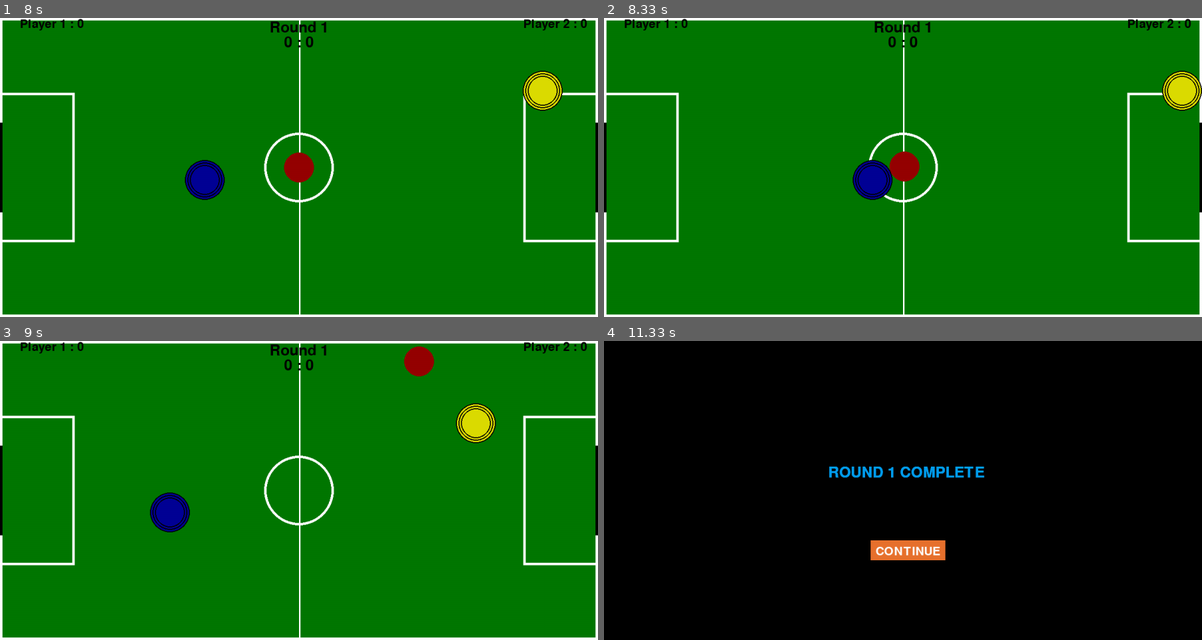
Above: before the commit, frames 1-4 (two rows, left to right).
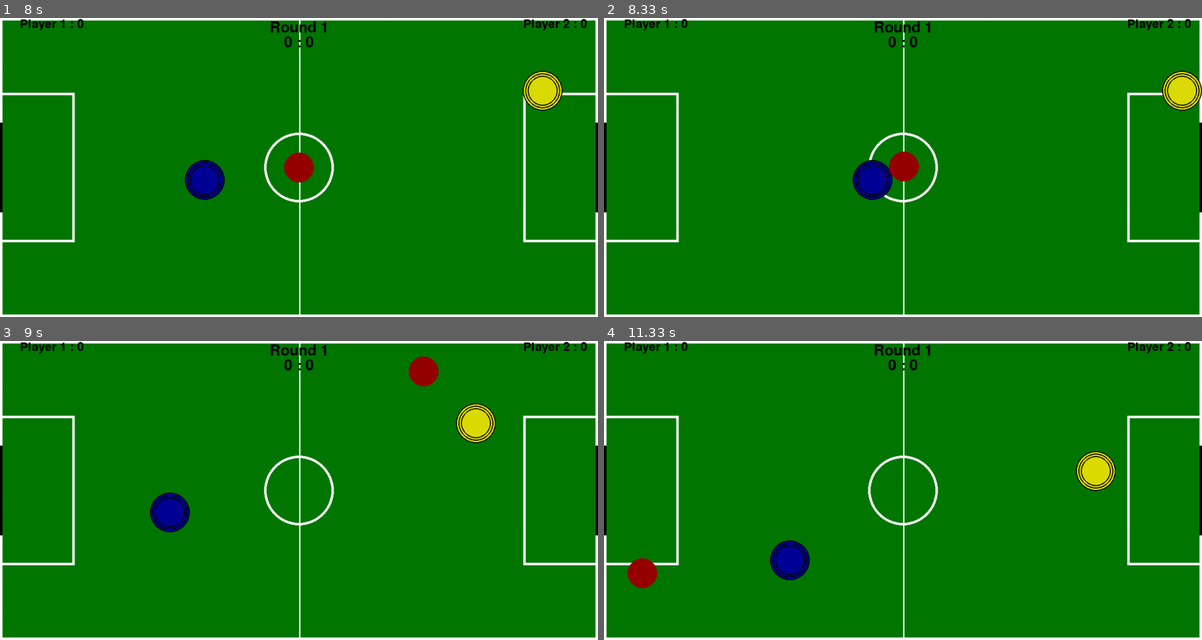
Above: after the commit, the same moments.

Repository: hentt30/game-ces22
Game: pygame game, started from main.py
The game is run twice, just before and just after one commit, with the same random seed, the same clock (stepped at 60 frames per second) and the same inputs.
Inputs:
- Up to frame 1 (8 s): hold Up 0.33-0.8 s; hold Right 0.83-1.47 s; hold D 0.83-1.47 s; hold Down 1.5-1.87 s; hold S 1.5-1.87 s; hold Left 1.9-2.37 s; hold A 1.9-2.37 s; hold Right 2.4-2.87 s; hold D 2.4-2.87 s; hold Up 2.9-3.2 s; hold W 2.9-3.2 s; hold Right 3.23-3.7 s; hold D 3.23-3.7 s; hold Left 3.73-4.27 s; hold A 3.73-4.27 s; hold Down 4.3-4.6 s; hold S 4.3-4.6 s; hold Left 4.63-5.03 s; hold A 4.63-5.03 s; hold Up 5.07-5.43 s; hold W 5.07-5.43 s; hold Right 5.47-6.1 s; hold D 5.47-6.1 s; hold Down 6.13-6.5 s; hold S 6.13-6.5 s; hold Left 6.53-7 s; hold A 6.53-7 s; hold Right 7.03-7.5 s; hold D 7.03-7.5 s; hold Up 7.53-7.83 s; hold W 7.53-7.83 s; hold Right from 7.87 s (still down); hold D from 7.87 s (still down)
- Up to frame 2 (8.33 s): keep holding Right; keep holding D
- Up to frame 3 (9 s): release Right at 8.33 s; release D at 8.33 s; hold Left 8.37-8.9 s; hold A 8.37-8.9 s; hold Down from 8.93 s (still down); hold S from 8.93 s (still down)
- Up to frame 4 (11.33 s): release Down at 9.23 s; release S at 9.23 s; hold Left 9.27-9.67 s; hold A 9.27-9.67 s; hold Up 9.7-10.07 s; hold W 9.7-10.07 s; hold Right 10.1-10.73 s; hold D 10.1-10.73 s; hold Down 10.77-11.13 s; hold S 10.77-11.13 s; hold Left from 11.17 s (still down); hold A from 11.17 s (still down)

Frame 1 is identical in both runs. In frame 2, less than 0.1% of the frame differs, in the area x 47-53%, y 44-55%; in frame 3, 0.4%; in frame 4, 99%, in the area x 0-100%, y 0-100%.

Commit message:
Final code cleaning and updating readme

Diff:
--- a/game/config/constants.py
+++ b/game/config/constants.py
@@ -23,8 +23,11 @@
 
 # Puck
 PUCK_SIZE = 30
-PUCK_SPEED = 650
+PUCK_SPEED = 700
 PUCK_COLOR = (150, 0, 0)
+
+# ScoreBoard
+SCOREBOARD_COLOR = (0, 0, 0)
 
 # Tolerance for collision
 
@@ -36,17 +39,17 @@
 GOAL_Y_RIGHT = HEIGHT / 2 + GOAL_WIDTH / 2
 
 # Speed levels
-EASY = 450
-MEDIUM = 650
-HARD = 850
+EASY = 500
+MEDIUM = 700
+HARD = 900
 
 # color
 BLACK = (0, 0, 0)
 WHITE = (255, 255, 255)
 BACKGROUND_COLOR = (0, 120, 0)
+
 # Scoring
-#SCORE_LIMIT = 5
-SCORE_LIMIT = 1
+SCORE_LIMIT = 3
 ROUND_LIMIT = 2
 
 # Environment
--- a/game/model/__init__.py
+++ b/game/model/__init__.py
@@ -1,17 +1,6 @@
 from game.model.game import GameEngine
-from game.model.paddle import Paddle
-from game.model.puck import Puck
-from game.model.state import *
-from game.model.utils import *
-from game.config.constants import*
+from game.model.state import State
 from game.subscriber.__init__ import event_manager
 
-#Inicializar
-puck = Puck(WIDTH / 2, HEIGHT / 2)
-paddle_left = Paddle(PADDLE_LEFT_X, PADDLE_LEFT_Y,0)
-paddle_right = Paddle(PADDLE_RIGHT_X, PADDLE_RIGHT_Y,1)
-
-game_engine= GameEngine(event_manager)
-state= State(event_manager)
-#placar = Placar(event_manager)
-#round= Round(event_manager)
+game_engine = GameEngine(event_manager)
+state = State(event_manager)
--- a/game/model/paddle.py
+++ b/game/model/paddle.py
@@ -16,7 +16,6 @@
         self.angle = 0
 
     def check_vertical_bounds(self) -> None:
-        # top
         if (self.y - self.radius <= 0):
             self.y = self.radius
         elif (self.y + self.radius > self.field_height):
@@ -69,8 +68,6 @@
         self.check_left_boundary()
         self.check_right_boundary()
 
-    ###
     def reset(self, first_x, first_y):
         self.x = first_x
         self.y = first_y
-    ###
--- a/game/model/puck.py
+++ b/game/model/puck.py
@@ -126,15 +126,11 @@
         self.check_paddle(rigth_paddle)
         self.move()
 
-    ####
-    def reset(self, speed, player,option):
+    def reset(self, player,option):
+        self.speed = 0
+        self.angle = 0
         #game reset
         if option==1:
-            if player == 1:
-                self.angle = random.uniform(-pi, 0)
-            elif player == 2:
-                self.angle = random.uniform(0, pi)
-            self.speed = speed
             self.x = WIDTH / 2
             self.y = HEIGHT/ 2
 
@@ -145,7 +141,3 @@
             elif player == 2:
                 self.x = WIDTH/4
             self.y = HEIGHT/2
-            self.angle = 0
-            self.speed = 0
-
-    ###
--- /dev/null
+++ b/game/model/round.py
@@ -0,0 +1,53 @@
+from game.config.constants import *
+from game.subscriber.events import *
+import pygame
+
+class Round:
+    def __init__(self,event_manager)->None:
+        self.event_manager = event_manager
+        self.round_no = 1
+        self.round_p1 = 0
+        self.round_p2 = 0
+
+    def get_round(self):
+        return self.round_no, self.round_p1, self.round_p2
+
+    def set_round(self,rounds):
+        self.round_no = rounds[0]
+        self.round_p1 = rounds[1]
+        self.round_p2 = rounds[2]
+
+    def update(self,state)->None:
+        """ Verifica as condições necessárias e atualiza o round do jogo"""
+        if state is not None:
+            round_change = RoundChange()
+            reset = ResetGame()
+            if state.placar.score1 == SCORE_LIMIT:
+                if not self.round_p1 + 1 == ROUND_LIMIT:
+                    round_change.notify_round_change(self.round_no, state.placar.score1, state.placar.score2)
+                self.round_no += 1
+                self.round_p1 += 1
+                state.placar.score1, state.placar.score2 = 0, 0
+                reset.reset_conditions(state.puck,state.paddle_left,state.paddle_right,1,1)
+
+            if state.placar.score2 == SCORE_LIMIT:
+                if not self.round_p2 + 1 == ROUND_LIMIT:
+                    round_change.notify_round_change(self.round_no, state.placar.score1,state.placar.score2)
+                self.round_no += 1
+                self.round_p2 += 1
+                state.placar.score1, state.placar.score2 = 0, 0
+                reset.reset_conditions(state.puck,state.paddle_left, state.paddle_right,2,1)
+
+            if self.round_p1 == ROUND_LIMIT:  # Player one denotes left player
+                self.get_winner(1,state)
+            if self.round_p2 == ROUND_LIMIT:  # Player two denotes right player
+                self.get_winner(2,state)
+
+    def get_winner(self,player,state)->None:
+        """ Define o vencedor """
+        event = EndGame()
+        if event.end(state, event.game_end(player)):
+            #Modifica musica aqui
+            return
+        else:
+            self.event_manager.post(InitializeEvent())
--- /dev/null
+++ b/game/model/scoreboard.py
@@ -0,0 +1,30 @@
+from game.config.constants import *
+from game.subscriber.events import Goal, ResetGame
+import pygame
+
+class Placar:
+    def __init__(self, event_manager) ->None:
+        self.event_manager = event_manager
+        self.score1 = 0
+        self.score2 = 0
+
+    def get_placar(self):
+        return self.score1, self.score2
+
+    def set_placar(self,scores):
+        self.score1= scores[0]
+        self.score2= scores[1]
+
+    def update(self,state)->None:
+        """ Verifica o retorno de check_goal e atualiza o placar"""
+        if state is not None:
+            goal = Goal()
+            reset = ResetGame()
+            if goal.check_goal(LEFT,state.puck):
+                self.score2 += 1
+                reset.reset_conditions(state.puck,state.paddle_left,
+                state.paddle_right, 2,2)
+            if goal.check_goal(RIGHT,state.puck):
+                self.score1 += 1
+                reset.reset_conditions(state.puck,state.paddle_left,
+                state.paddle_right, 1,2)
--- a/game/model/state.py
+++ b/game/model/state.py
@@ -1,19 +1,19 @@
 from game.subscriber.events import *
 from game.model.paddle import Paddle
 from game.model.puck import Puck
+from game.model.scoreboard import Placar
+from game.model.round import Round
 from game.config.constants import *
-#from game.view.__init__ import game_view
 import pygame
 
-global score1, score2
 class State(object):
     def __init__(self, event_manager) -> None:
         self.event_manager = event_manager
         self.paddle_right = Paddle(PADDLE_RIGHT_X, PADDLE_RIGHT_Y, RIGHT)
         self.paddle_left = Paddle(PADDLE_LEFT_X, PADDLE_LEFT_Y, LEFT)
         self.puck = Puck()
-        self.placar= Placar(event_manager,0,0)
-        self.round= Round(event_manager,1,0,0)
+        self.placar= Placar(event_manager)
+        self.round= Round(event_manager)
 
     def get_state(self) -> None:
         state = {
@@ -31,106 +31,6 @@
         self.paddle_left.update()
         self.paddle_right.update()
         self.puck.update(self.paddle_left, self.paddle_right)
-        self.placar.update_placar(0,self)
-        self.round.update_round(0,self)
+        self.placar.update(self)
+        self.round.update(self)
         self.event_manager.post(ChangeStateEvent(self.get_state()))
-
-#####################
-class Placar:
-    def __init__(self, event_manager, score1,score2) ->None:
-        self.event_manager = event_manager
-        self.score1=score1
-        self.score2=score2
-        self.screen= pygame.display.set_mode((WIDTH, HEIGHT))
-
-    def render_placar(self)->None:
-        """ Define a forma do placar e aciona na tela"""
-        small_font = pygame.font.SysFont("comicsans", 35)
-        text1 = small_font.render("{0} : {1}".format("Player 1",str(self.score1)), True, BLACK)
-        text2 = small_font.render("{0} : {1}".format("Player 2", str(self.score2)), True, BLACK)
-
-        self.screen.blit(text1, [40, 0])
-        self.screen.blit(text2, [WIDTH - 150, 0])
-
-    def get_placar(self):
-        return self.score1, self.score2
-
-    def render_update_placar(self,scores):
-        self.score1= scores[0]
-        self.score2= scores[1]
-
-    def update_placar(self, speed,state)->None:
-        """ Verifica o retorno de check_goal e atualiza o placar"""
-        if state is not None:
-            # Hits the left goal!
-            if Goal.check_goal(self,LEFT,state.puck):
-                self.score2 += 1
-                ResetGame.reset_conditions(self,state.puck,state.paddle_left,
-                state.paddle_right,speed, 2,2)
-            # Hits the left goal!
-            if Goal.check_goal(self,RIGHT,state.puck):
-                self.score1 += 1
-                ResetGame.reset_conditions(self,state.puck,state.paddle_left,
-                state.paddle_right,speed, 1,2)
-
-
-class Round:
-    def __init__(self,event_manager, round_no,round_p1, round_p2)->None:
-        self.event_manager=event_manager
-        self.round_no= round_no
-        self.round_p1= round_p1
-        self.round_p2= round_p2
-        self.screen= pygame.display.set_mode((WIDTH, HEIGHT))
-
-
-    def render_round(self):
-        """ Imprime  o round do jogo """
-        round_font = pygame.font.SysFont("comicsans", 45)
-        event = EndGame()
-        event.print_text(self.screen, "Round "+str(self.round_no), (WIDTH/2, 20), round_font, BLACK)
-        event.print_text(self.screen, str(self.round_p1) + " : " + str(self.round_p2), (WIDTH / 2, 50), round_font, BLACK)
-
-    def get_round(self):
-        return self.round_no, self.round_p1, self.round_p2
-
-    def render_update_round(self,rounds):
-        self.round_no= rounds[0]
-        self.round_p1= rounds[1]
-        self.round_p2= rounds[2]
-
-    def update_round(self,speed,state)->None:
-        """ Verifica as condições necessárias e atualiza o round do jogo"""
-        if state is not None:
-            if state.placar.score1 == SCORE_LIMIT:
-                if not self.round_p1 + 1 == ROUND_LIMIT:
-                    RoundChange.notify_round_change(self, self.round_no, state.placar.score1, state.placar.score2)
-                self.round_no += 1
-                self.round_p1 += 1
-                state.placar.score1, state.placar.score2 = 0, 0
-                ResetGame.reset_conditions(self,state.puck,state.paddle_left,state.paddle_right,0,1,1)
-
-            if state.placar.score2 == SCORE_LIMIT:
-                if not self.round_p2 + 1 == ROUND_LIMIT:
-                    RoundChange.notify_round_change(self,self.round_no, state.placar.score1,state.placar.score2)
-                self.round_no += 1
-                self.round_p2 += 1
-                state.placar.score1, state.placar.score2 = 0, 0
-                ResetGame.reset_conditions(self,state.puck,state.paddle_left,
-                state.paddle_right,0,2,1)
-
-            if self.round_p1 == ROUND_LIMIT:  # Player one denotes left player
-                self.get_winner(1,state,self.screen,speed)
-            if self.round_p2 == ROUND_LIMIT:  # Player two denotes right player
-                self.get_winner(2,state,self.screen,speed)
-
-    def  get_winner(self,player,state,screen,speed)->None:
-        """ Define o vencedor """
-        event = EndGame()
-        if event.end(state,speed, event.game_end(screen,player)):
-            #Modifica musica aqui
-            return
-        else:
-            self.render_round()
-
-
-###################
--- a/game/subscriber/events.py
+++ b/game/subscriber/events.py
@@ -1,4 +1,3 @@
-####
 import sys
 import pygame
 import string
@@ -6,7 +5,7 @@
 from game.model.puck import Puck
 from game.model.paddle import Paddle
 from game.config.constants import *
-####
+
 class Event(object):
     """Uma classe que descreve os eventos em alto nível
     """
@@ -58,7 +57,7 @@
         self.name = "Change State Event"
         self.state = state
 
-####################
+
 class Goal(Event):
     """ Retorna true if puck estiver dentro do gol
     """
@@ -77,8 +76,8 @@
     def __init__(self)->None:
         self.name = "Reset Game"
 
-    def reset_conditions(self,puck, paddle1, paddle2,speed, player,option):
-        puck.reset(speed, player,option)
+    def reset_conditions(self,puck, paddle1, paddle2, player,option):
+        puck.reset(player,option)
         paddle1.reset(22, HEIGHT / 2)
         paddle2.reset(WIDTH - 20, HEIGHT / 2)
 
@@ -133,51 +132,42 @@
     def __int__(self)->None:
         self.name = "End Game"
 
-    def print_text(self,screen, text, center, font, color):
-        """ Definir posição e formato do texto pro round """
-        text_surf= font.render(text, True, color)
-        text_rect= text_surf.get_rect()
-        text_rect.center = center
-        screen.blit(text_surf, text_rect)
-
-    def game_end(self,screen, player):
+    def game_end(self, player):
         large_text = pygame.font.Font('freesansbold.ttf', 45)
         small_text = pygame.font.Font('freesansbold.ttf', 30)
         clock = pygame.time.Clock()
-
+        screen = pygame.display.set_mode((WIDTH, HEIGHT))
         while True:
             # to smoothly shine winning message
             delay = 0
             screen.fill(BACKGROUND_COLOR)
-            # set flashing colors
+            event = PressButton()
+            event.get_input(TickEvent())
             color_x = rand.randint(0, 4)
             color_y = rand.randint(0, 1)
-
-            event = PressButton()
-            event.get_input(TickEvent())
             # print which player won
             if delay == 0:
-                self.print_text(screen, "PLAYER {} WINS".format(player), (WIDTH / 2, HEIGHT / 2 - 150),
-                    large_text, COLORS[color_x][color_y])
-
+                font = pygame.font.SysFont("comicsans", 45)
+                text_surf = font.render("PLAYER {} WINS".format(player), True, COLORS[color_x][color_y])
+                text_rect = text_surf.get_rect()
+                text_rect.center = (WIDTH / 2, HEIGHT / 2 - 150)
+                screen.blit(text_surf, text_rect)
             # drawing buttons for reset, menu and exit.
             event = PressButton()
             aux = event.draw_buttons(screen)
-
             if aux == 1 or aux == 2:
                 return aux
-
             pygame.display.update()
             clock.tick(10)
 
 
 
-    def end(self,state,speed,option):
+    def end(self,state,option):
         # reset game with everything else same
         if option == 1:
             event= ResetGame()
-            event.reset_conditions(state.puck,state.paddle_left,state.paddle_right,speed,1,1)
-            event.reset_conditions(state.puck,state.paddle_left,state.paddle_right,speed,2,1)
+            event.reset_conditions(state.puck,state.paddle_left,state.paddle_right,1,1)
+            event.reset_conditions(state.puck,state.paddle_left,state.paddle_right,2,1)
             state.placar.score1, state.placar.score2 = 0, 0
             state.round.round_p1, state.round.round_p2 = 0, 0
             state.round.round_no = 1
@@ -250,5 +240,3 @@
         else:
             self.button_circle(screen, COLORS[1][0], (1000, 470), "Quit", small_text, (255, 255, 255),
                           (WIDTH / 2 + 400, HEIGHT / 2 + 170))
-
-###########################
--- a/game/view/pygame_view.py
+++ b/game/view/pygame_view.py
@@ -2,9 +2,11 @@
 from game.view.field import Field
 from game.view.puck import PuckView
 from game.view.paddle import PaddleView
+from game.view.scoreboard import ScoreboardView
+from game.view.round import RoundView
 from game.subscriber.events import *
 from game.config.constants import *
-from game.model.state import Placar, Round
+
 
 
 class PyGameView(object):
@@ -22,8 +24,8 @@
         self.paddle_left = PaddleView(PADDLE_LEFT_X, PADDLE_LEFT_Y,
                                   PADDLE_LEFT_COLOR)
         self.puck = PuckView(WIDTH / 2, HEIGHT / 2)
-        self.placar= Placar(event_manager,0,0)
-        self.round= Round(event_manager,1,0,0)
+        self.placar = ScoreboardView()
+        self.round = RoundView()
 
     def notify(self, event) -> None:
         """ Notifica a tela dos eventos possíveis
@@ -51,8 +53,8 @@
         self.paddle_right.render(self.screen)
         self.paddle_left.render(self.screen)
         self.puck.render(self.screen)
-        self.placar.render_placar()
-        self.round.render_round()
+        self.placar.render(self.screen)
+        self.round.render(self.screen)
         pygame.display.flip()
 
     def update(self, new_state) -> None:
@@ -61,8 +63,8 @@
         self.paddle_right.update(new_state[PADDLE_RIGHT])
         self.paddle_left.update(new_state[PADDLE_LEFT])
         self.puck.update(new_state[PUCK])
-        self.placar.render_update_placar(new_state[PLACAR])
-        self.round.render_update_round(new_state[ROUND])
+        self.placar.update(new_state[PLACAR])
+        self.round.update(new_state[ROUND])
 
     def initialize(self) -> None:
         """Inicializa o jogo
--- /dev/null
+++ b/game/view/round.py
@@ -0,0 +1,26 @@
+import pygame
+from game.config.constants import *
+
+class RoundView():
+    def __init__(self) -> None:
+        self.round_no = 0
+        self.round_p1 = 0
+        self.round_p2 = 0
+
+    def print_text(self, text, center, screen) -> None:
+        """ Definir posição e formato do texto pro round """
+        font = pygame.font.SysFont("comicsans", 45)
+        text_surf = font.render(text, True, SCOREBOARD_COLOR)
+        text_rect = text_surf.get_rect()
+        text_rect.center = center
+        screen.blit(text_surf, text_rect)
+
+    def render(self, screen) -> None:
+        """ Imprime  o round do jogo """
+        self.print_text("Round " + str(self.round_no), (WIDTH/2, 20), screen)
+        self.print_text(str(self.round_p1) + " : " + str(self.round_p2), (WIDTH / 2, 50), screen)
+
+    def update(self, new_state) -> None:
+        self.round_no = new_state[0]
+        self.round_p1 = new_state[1]
+        self.round_p2 = new_state[2]
--- /dev/null
+++ b/game/view/scoreboard.py
@@ -0,0 +1,20 @@
+import pygame
+from game.config.constants import *
+
+class ScoreboardView():
+    def __init__(self) -> None:
+        self.score1 = 0
+        self.score2 = 0
+
+    def render(self, screen) -> None:
+        """ Define a forma do placar e aciona na tela"""
+        small_font = pygame.font.SysFont("comicsans", 35)
+        text1 = small_font.render("{0} : {1}".format("Player 1",str(self.score1)), True, BLACK)
+        text2 = small_font.render("{0} : {1}".format("Player 2", str(self.score2)), True, BLACK)
+
+        screen.blit(text1, [40, 0])
+        screen.blit(text2, [WIDTH - 150, 0])
+
+    def update(self, new_state):
+        self.score1 = new_state[0]
+        self.score2 = new_state[1]
Not shown, changed: README.md
Empty file removed: game/config/__init__.py
